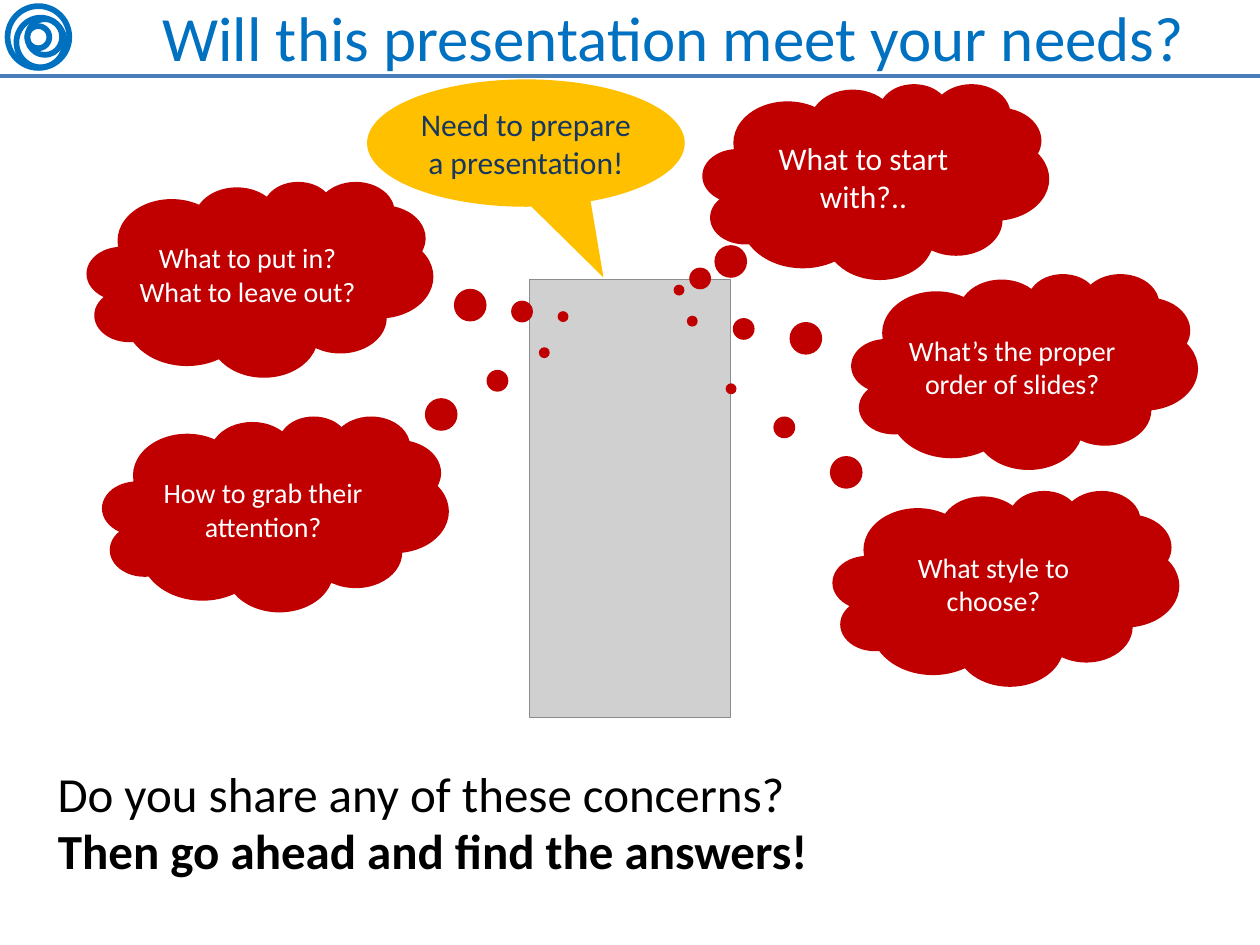
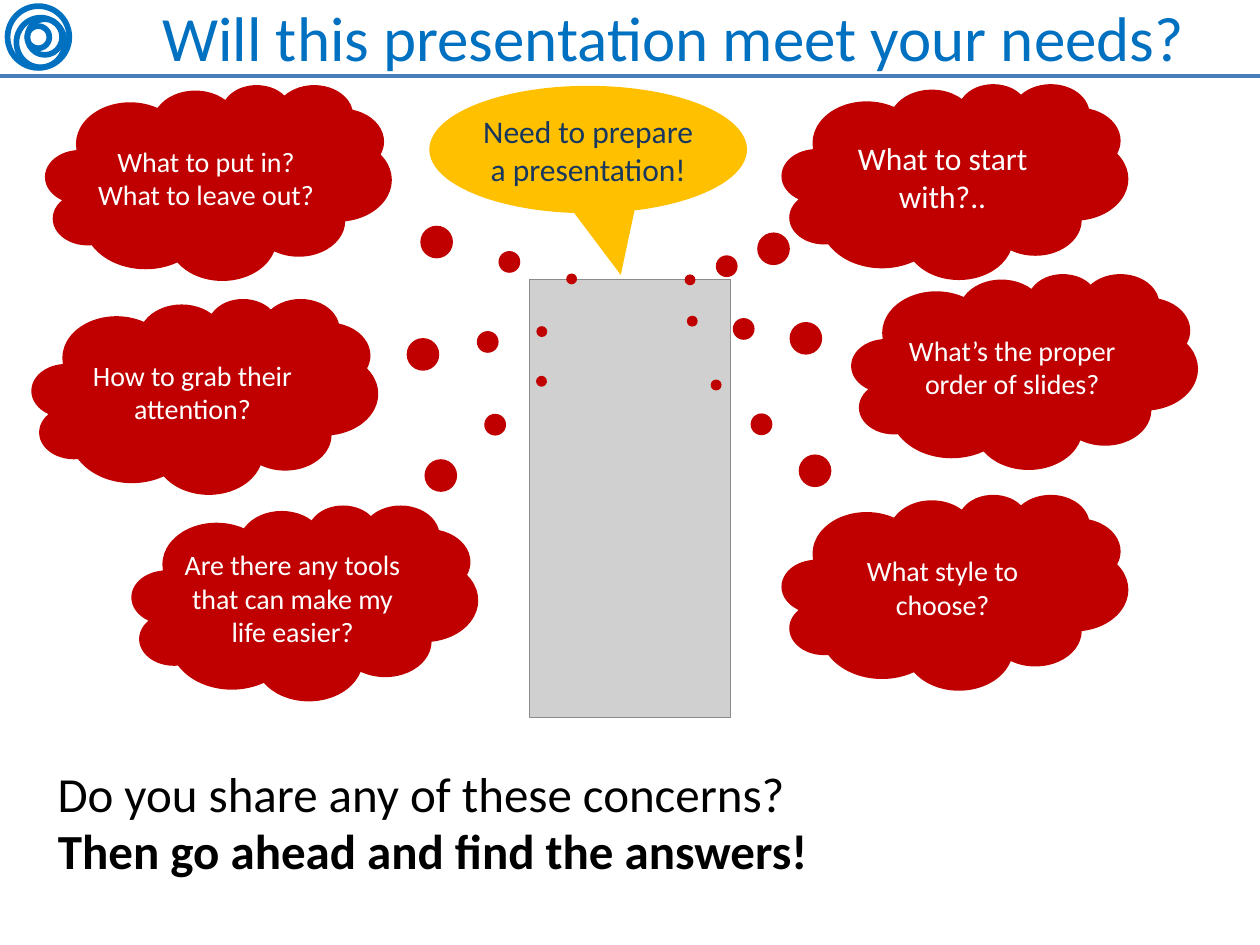
Before and after one commit to OleksiyRudenko/_under-development, a slide deck: slide 2 of soft-skills--Presentation/Presentation about Presentation.pptx. Drawn at 1260x945 pixels with LibreOffice and Linux fonts; fonts in the diff are those of the drawing; grey boxes stand for pictures. Boxes give left, top, right and bottom in pixels: in the first picture for what was removed or moved away, otherwise in the second. Text is boxed around its words. In the diff, an @@ line names an element or a change of style, - is before the commit and + after.

```diff
--- a/soft-skills--Presentation/Presentation about Presentation.pptx
+++ b/soft-skills--Presentation/Presentation about Presentation.pptx
@@ thought cloud "What to put in?" moved from (x1=87, y1=181, x2=433, y2=377) to (x1=45, y1=84, x2=392, y2=280) @@
@@ speech bubble "Need to prepare a presentation!" moved from (x1=367, y1=79, x2=684, y2=207) to (x1=430, y1=86, x2=747, y2=213) @@
@@ thought cloud "What to start with?.." moved from (x1=703, y1=83, x2=1050, y2=278) to (x1=781, y1=83, x2=1128, y2=278) @@
@@ proportions changed in 5 elements at (x1=781, y1=494, x2=1128, y2=689), (x1=430, y1=86, x2=747, y2=213), (x1=781, y1=83, x2=1128, y2=278), (x1=45, y1=84, x2=392, y2=280), (x1=32, y1=299, x2=378, y2=494) @@
@@ thought cloud "How to grab their attention?" moved from (x1=102, y1=416, x2=449, y2=611) to (x1=32, y1=299, x2=378, y2=494) @@
@@ thought cloud added at (x1=131, y1=505, x2=478, y2=701), fill #C00000, 16 pt, text #FFFFFF @@
+Are there any tools that can make my life easier?
@@ thought cloud "What style to choose?" moved from (x1=833, y1=490, x2=1179, y2=685) to (x1=781, y1=494, x2=1128, y2=689) @@
```
Also in this commit, not shown: 2 slides added, 1 slide removed, 9 other files.
